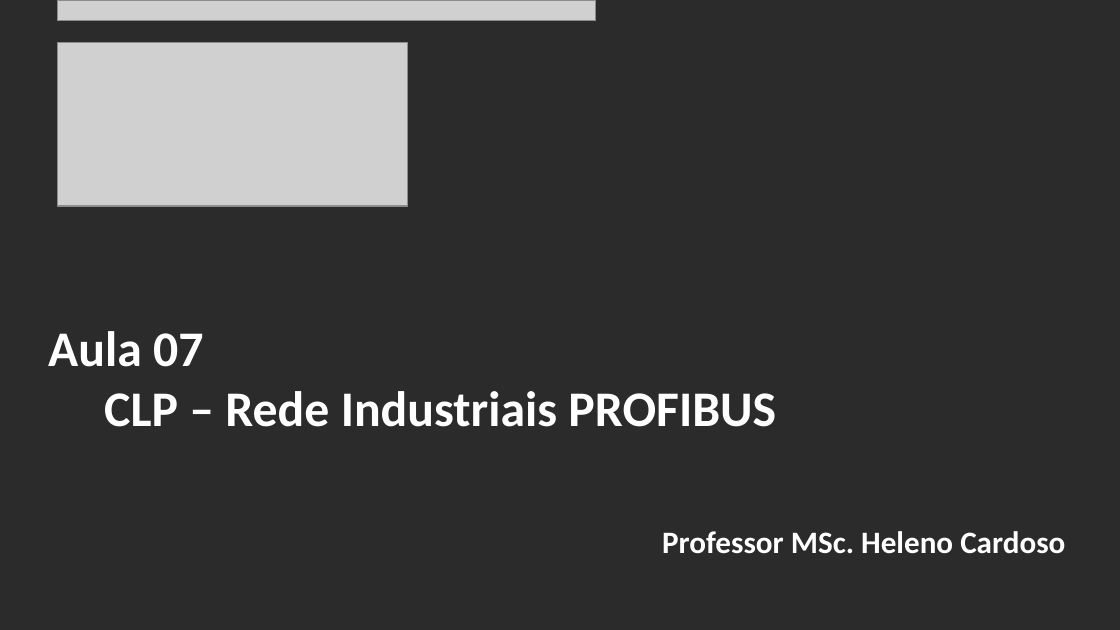
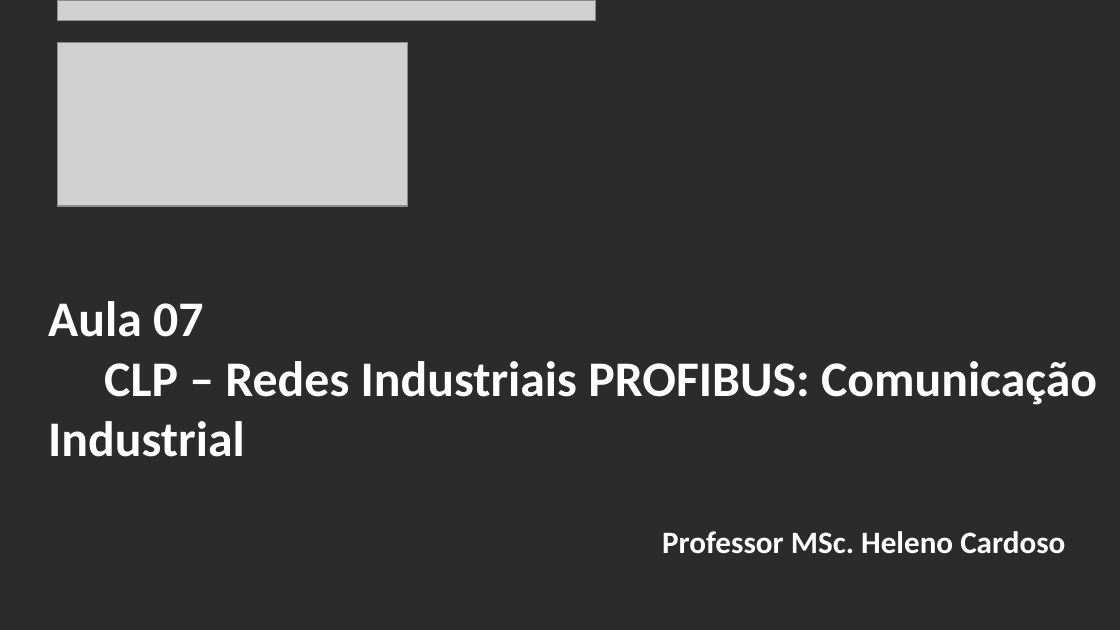
Before and after one commit to CloudEducationBrazil/WydenUniRuyControladoresLogicosProgCLP, a slide deck: slide 2 of 01 Classes/Aula7 - CLP - Redes Industriais PROFIBUS.pptx. Drawn at 1120x630 pixels with LibreOffice and Linux fonts; fonts in the diff are those of the drawing; grey boxes stand for pictures; background and template pictures are left out; a plain dark background stands for a picture behind light text. Boxes give left, top, right and bottom in pixels: in the first picture for what was removed or moved away, otherwise in the second. Text is boxed around its words. In the diff, an @@ line names an element or a change of style, - is before the commit and + after.

```diff
--- a/01 Classes/Aula7 - CLP - Redes Industriais PROFIBUS.pptx
+++ b/01 Classes/Aula7 - CLP - Redes Industriais PROFIBUS.pptx
@@ title at box(48, 301, 1097, 457): text changed @@
-Aula 07
-CLP – Rede Industriais PROFIBUS
+Aula 07
+CLP – Redes Industriais PROFIBUS: Comunicação Industrial
```
Also in this commit, not shown: 5 other slides changed, 21 slides added, 11 other files.
